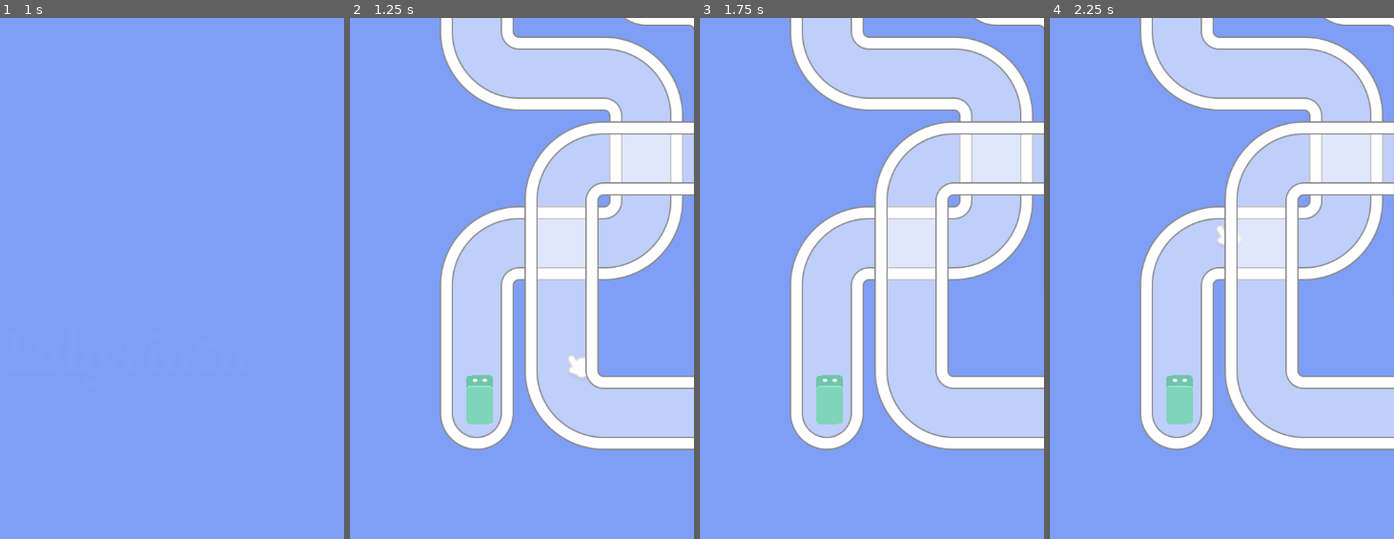
Above: before the commit, frames 1-4 (left to right).
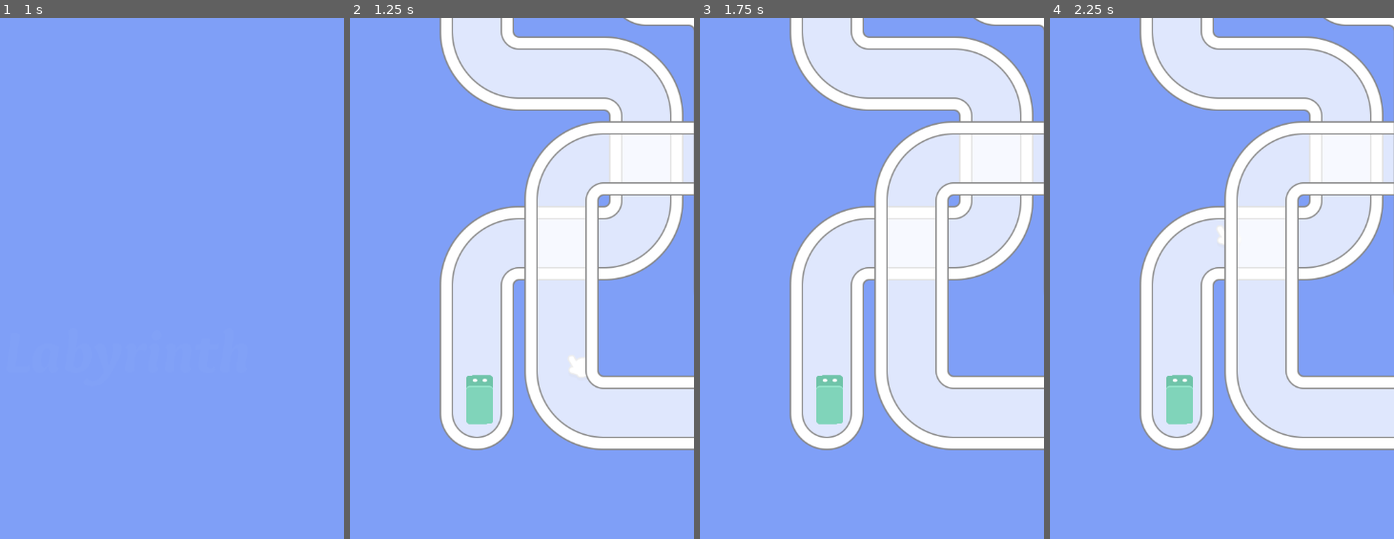
Above: after the commit, the same moments.

Repository: mapsandapps/godot-games
Game: Godot game, scene res://scenes/intro.tscn
The game is run twice, just before and just after one commit, with the same random seed, the same clock (stepped at 60 frames per second) and the same inputs.
Inputs (mouse positions are in pixels of both pictures, inside the frame that each line leads up to):
- Up to frame 1 (1 s): move the mouse to (223, 361) at 0.52 s; press the mouse at (223, 361) at 0.53 s
- Up to frame 2 (1.25 s): no input
- Up to frame 3 (1.75 s): move the mouse to (744, 440) at 1.27 s; release the mouse at (744, 440) at 1.28 s; click (744, 440) at 1.35 s
- Up to frame 4 (2.25 s): tap Enter at 2 s; move the mouse to (1222, 231) at 2.02 s; press the mouse at (1222, 231) at 2.03 s

Frame 1 is identical in both runs. In frame 2, 22% of the frame differs, in the area x 26-100%, y 0-83%; in frame 3, 22%; in frame 4, 22%.

Commit message:
labyrinth: programmatically load levels

Diff:
--- a/labyrinth/scenes/character.gd
+++ b/labyrinth/scenes/character.gd
@@ -7,7 +7,7 @@
 var speed_delta = 0
 var is_slowing = false
 
-@onready var path_follow = get_parent()
+@onready var path_follow: PathFollow2D = get_parent()
 
 # Called every frame. 'delta' is the elapsed time since the previous frame.
 func _process(delta):
--- a/labyrinth/scenes/levels/level_0001.tscn
+++ b/labyrinth/scenes/levels/level_0001.tscn
@@ -65,7 +65,6 @@
 
 [node name="Character" parent="Path2D/PathFollow2D" instance=ExtResource("2_64hdb")]
 z_index = 1
-scale = Vector2(1, 1)
 
 [node name="Escalators" type="Node" parent="."]
 
--- /dev/null
+++ b/labyrinth/scenes/main_scene.gd
@@ -0,0 +1,19 @@
+extends Node2D
+
+var level_instance: Node2D
+
+func _ready():
+	load_level("0001")
+
+func unload_level():
+	if (is_instance_valid(level_instance)):
+		level_instance.queue_free()
+	level_instance = null
+
+func load_level(level_name: String):
+	unload_level()
+	var level_path = "res://scenes/levels/level_%s.tscn" % level_name
+	var scene = load(level_path)
+	if (scene):
+		level_instance = scene.instantiate()
+		add_child(level_instance)
--- a/labyrinth/scenes/main_scene.tscn
+++ b/labyrinth/scenes/main_scene.tscn
@@ -1,9 +1,11 @@
-[gd_scene load_steps=3 format=3 uid="uid://chppb74cji3bw"]
+[gd_scene load_steps=4 format=3 uid="uid://chppb74cji3bw"]
 
+[ext_resource type="Script" path="res://scenes/main_scene.gd" id="1_34tm0"]
 [ext_resource type="PackedScene" uid="uid://xkdp6gtcsvjj" path="res://scenes/finger.tscn" id="1_dgfr4"]
 [ext_resource type="PackedScene" uid="uid://mohhck8wrjw2" path="res://scenes/levels/level_0001.tscn" id="3_m262j"]
 
 [node name="MainScene" type="Node2D"]
+script = ExtResource("1_34tm0")
 
 [node name="ColorRect" type="ColorRect" parent="."]
 offset_left = -1024.0
